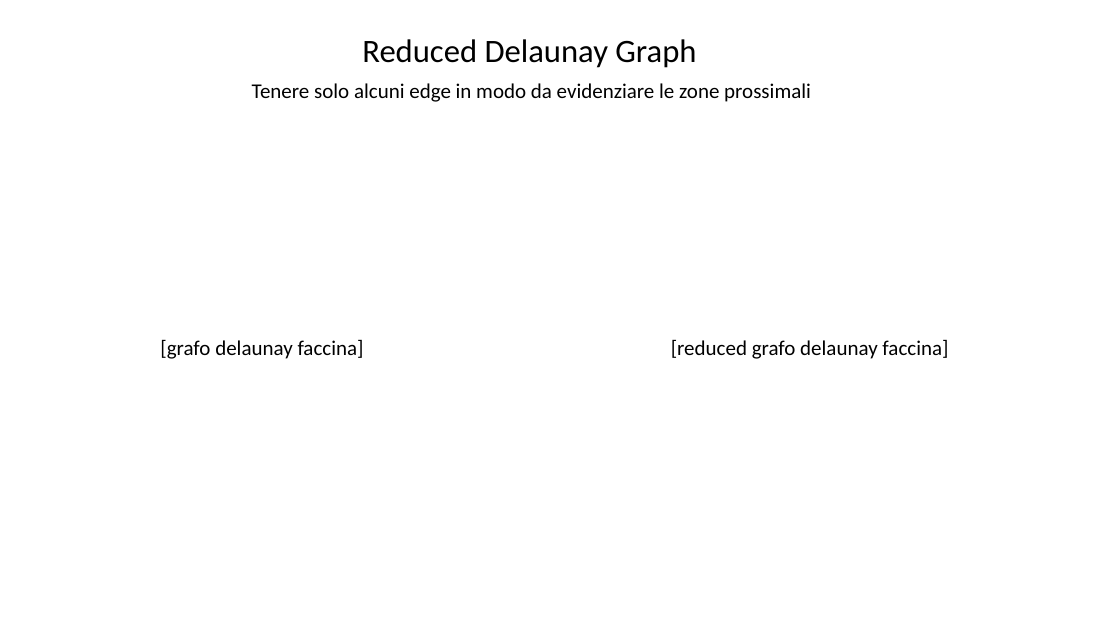
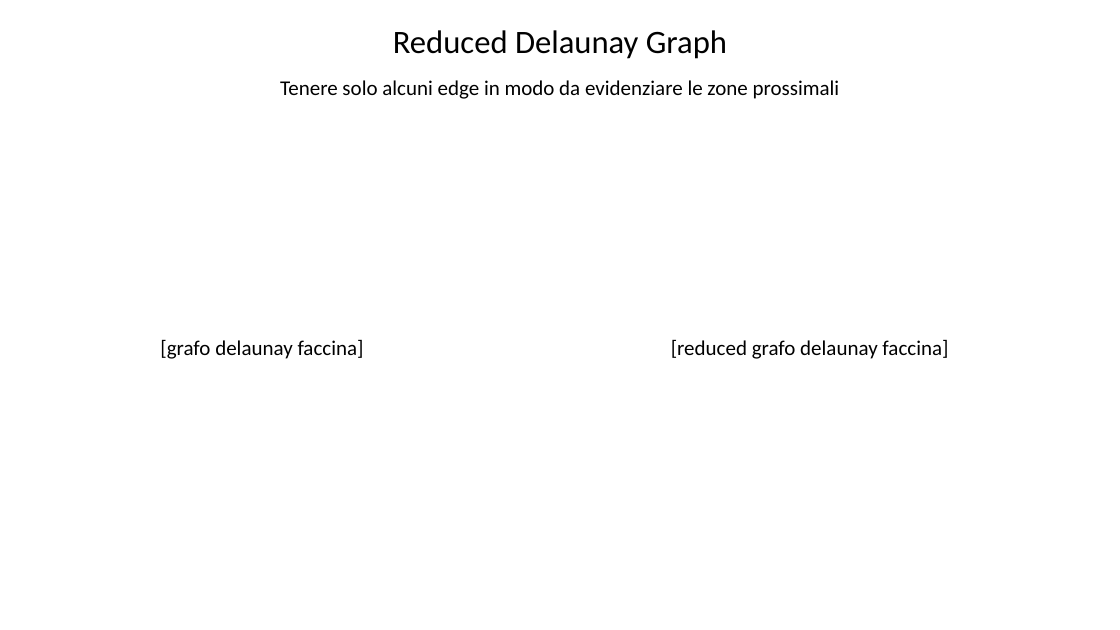
Before and after one commit to Teolul/Dot_Patterns_Perceptual_Grouping_RDG_vs_K-means, a slide deck: slide 9 of presentation.pptx (slide 7 before the commit). Drawn at 1120x630 pixels with LibreOffice and Linux fonts; fonts in the diff are those of the drawing; background and template pictures are left out. Boxes give left, top, right and bottom in pixels: in the first picture for what was removed or moved away, otherwise in the second. Text is boxed around its words. In the diff, an @@ line names an element or a change of style, - is before the commit and + after.

```diff
--- a/presentation.pptx
+++ b/presentation.pptx
@@ text "Reduced Delaunay Graph": place and size @@
-text "Reduced Delaunay Graph" at bbox=[362, 39, 696, 68]
+text "Reduced Delaunay Graph" at bbox=[393, 30, 727, 59]
@@ text "Reduced Delaunay Graph" at bbox=[393, 30, 727, 59]: alignment left to centre @@
@@ text "Tenere solo alcuni edge in ...": place and size @@
-text "Tenere solo alcuni edge in ..." at bbox=[252, 83, 811, 102]
+text "Tenere solo alcuni edge in ..." at bbox=[280, 80, 840, 99]
```
Also in this commit, not shown: 7 other slides changed, 5 slides added, 1 slide removed, 5 other files.
